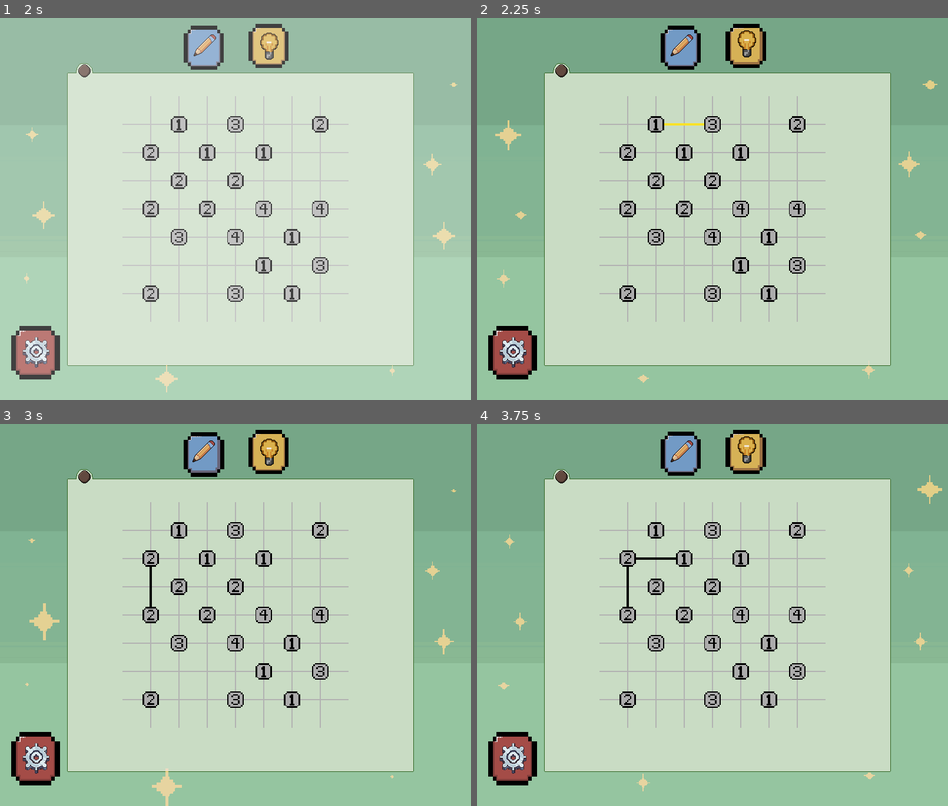
Above: before the commit, frames 1-4 (two rows, left to right).
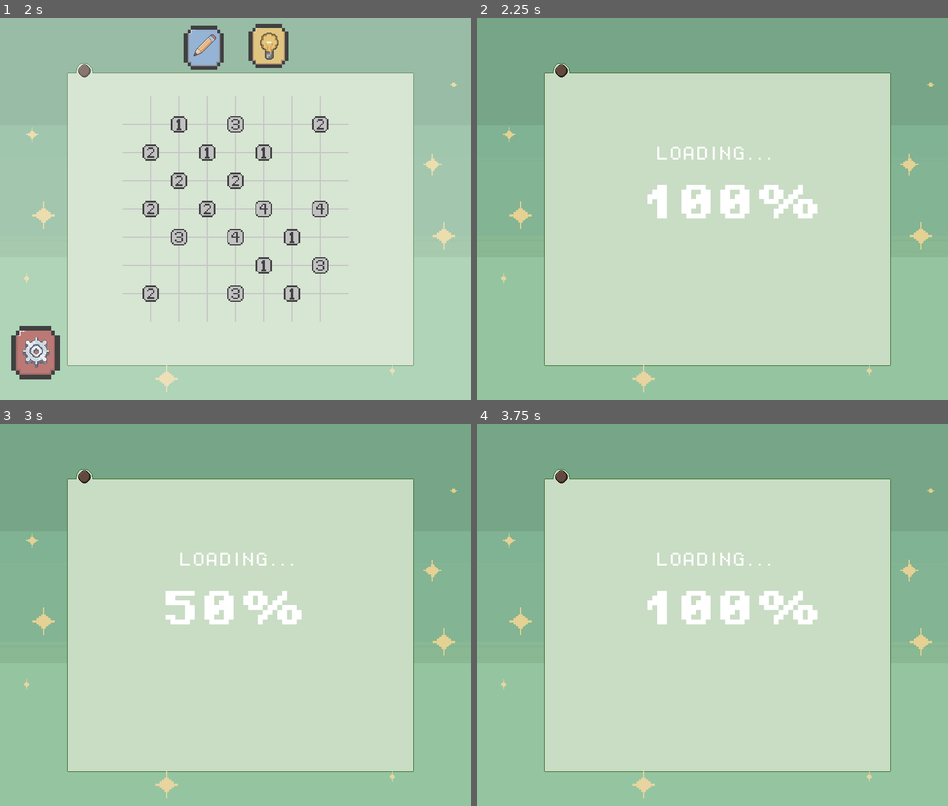
Above: after the commit, the same moments.

Repository: PooOrmond/hashiwokakero-game
Game: Godot game, scene res://scenes/main_menu.tscn
The game is run twice, just before and just after one commit, with the same random seed, the same clock (stepped at 60 frames per second) and the same inputs.
Inputs (mouse positions are in pixels of both pictures, inside the frame that each line leads up to):
- Up to frame 1 (2 s): click (235, 243) at 0.5 s; click (235, 155) at 1.25 s
- Up to frame 2 (2.25 s): click (745, 44) at 2 s
- Up to frame 3 (3 s): click (202, 454) at 2.75 s
- Up to frame 4 (3.75 s): click (745, 450) at 3.5 s

Frame 1 is identical in both runs. In frame 2, 9.3% of the frame differs, in the area x 2-98%, y 1-98%; in frame 3, 8.9%; in frame 4, 9.3%.

Commit message:
Revert "init"
This reverts commit f99df89a79e79f0750e7704aa59e045977ff5dce.

Diff:
--- a/scripts/13x_13.gd
+++ b/scripts/13x_13.gd
@@ -177,10 +177,7 @@
 func _draw():
 	_draw_grid()
 	_draw_bridges()
-
-	if puzzle_solver and puzzle_solver.hint_visible:
-		_draw_hint_bridges()
-
+	_draw_hint_bridges()
 	if temp_bridge_line:
 		draw_line(temp_bridge_line[0], temp_bridge_line[1], Color(0,0,0), 4)
 
--- a/scripts/7x_7.gd
+++ b/scripts/7x_7.gd
@@ -16,6 +16,10 @@
 # UI Buttons - Only these two will be invisible when solved
 @onready var solve_button: TextureButton = $"buttons/solve-button"
 @onready var hint_button: TextureButton = $"buttons/hint-button"
+
+# Loading screen
+@onready var loading_screen = preload("res://scenes/loading_screen.tscn")
+var loading_instance: Control = null
 
 var panel
 
@@ -59,6 +63,26 @@
 	# Update the puzzle solver for hint timer and animation functionality
 	if puzzle_solver:
 		puzzle_solver.update(delta)
+
+		# Update loading progress for threaded resources
+		if loading_instance and loading_instance.is_loading():
+			_update_loading_progress()
+
+			# If tracking a resource and it's loaded, hide loading screen
+			if loading_instance.is_resource_loaded():
+				# Small delay to show 100%
+				await get_tree().create_timer(0.3).timeout
+				_hide_loading_screen()
+
+		# Update loading progress during animation
+		elif puzzle_solver.is_animating() and loading_instance and loading_instance.is_loading():
+			var progress = puzzle_solver.get_animation_progress()
+			_set_loading_progress_manual(0.5 + (progress * 0.5))  # 50% to 100% during animation
+
+			# If animation completed, hide loading screen
+			if puzzle_solver.is_animation_completed():
+				await get_tree().create_timer(0.3).timeout
+				_hide_loading_screen()
 
 		# Check if animation just completed and puzzle is solved
 		if puzzle_solver.is_animation_completed() and puzzle_solver.is_puzzle_solved() and not was_solved:
@@ -119,6 +143,30 @@
 		was_solved = true
 		_on_puzzle_solved()
 
+# ==================== LOADING SCREEN FUNCTIONS ====================
+
+func _show_loading_screen(resource_path: String = ""):
+	"""Show loading screen with optional resource tracking"""
+	if not loading_instance:
+		loading_instance = loading_screen.instantiate()
+		add_child(loading_instance)
+	loading_instance.show_loading(resource_path)
+
+func _hide_loading_screen():
+	"""Hide loading screen"""
+	if loading_instance:
+		loading_instance.hide_loading()
+
+func _update_loading_progress():
+	"""Update loading progress using threaded loading"""
+	if loading_instance and loading_instance.is_loading():
+		loading_instance.update_loading_progress()
+
+func _set_loading_progress_manual(value: float):
+	"""Set loading progress manually"""
+	if loading_instance and loading_instance.is_loading():
+		loading_instance.set_progress_manual(value)
+
 # ==================== GRID AND DRAWING FUNCTIONS ====================
 
 func _calculate_grid_offset():
@@ -129,10 +177,7 @@
 func _draw():
 	_draw_grid()
 	_draw_bridges()
-
-	if puzzle_solver and puzzle_solver.hint_visible:
-		_draw_hint_bridges()
-
+	_draw_hint_bridges()
 	if temp_bridge_line:
 		draw_line(temp_bridge_line[0], temp_bridge_line[1], Color(0,0,0), 4)
 
@@ -239,6 +284,10 @@
 	click.play()
 	puzzle_solver.clear_hint_bridges()
 
+	# Show loading screen for instant solve
+	_show_loading_screen()
+	_set_loading_progress_manual(0.1)  # 10% - starting
+
 	print("🔄 Starting CSP solver...")
 
 	# Small delay to show loading screen
@@ -248,9 +297,15 @@
 
 	if success:
 		print("🎉 CSP solver completed!")
+		_set_loading_progress_manual(1.0)  # 100% - solved
 		_on_puzzle_solved()
 	else:
 		print("❌ CSP solver failed!")
+		_set_loading_progress_manual(1.0)  # 100% - failed
+
+	# Hide loading screen after a short delay
+	await get_tree().create_timer(0.5).timeout
+	_hide_loading_screen()
 
 	queue_redraw()
 
@@ -268,6 +323,10 @@
 
 	click.play()
 	puzzle_solver.clear_hint_bridges()
+
+	# Show loading screen
+	_show_loading_screen()
+	_set_loading_progress_manual(0.1)  # 10% - starting
 
 	# Reset animation completion flag and solved state
 	puzzle_solver.animation_completed = false
@@ -283,15 +342,21 @@
 
 	if success:
 		print("✅ Step-by-step animation started!")
+		_set_loading_progress_manual(0.5)  # 50% - computation done
 		# Update UI to show animation in progress
 		_update_ui_state()
 	else:
 		print("❌ Failed to start animation, using instant solver...")
+		_set_loading_progress_manual(0.8)  # 80% - fallback
 		# Fallback to instant solver
 		if puzzle_solver.csp_based_solver():
 			# If instant solver worked, update UI
 			_on_puzzle_solved()
 
+	# Hide loading screen after a short delay to ensure it's visible
+	await get_tree().create_timer(0.5).timeout
+	_hide_loading_screen()
+
 	queue_redraw()
 
 func _on_hintbutton_pressed() -> void:
@@ -301,11 +366,21 @@
 
 	click.play()
 
+	# Show loading screen for hint generation
+	_show_loading_screen()
+	_set_loading_progress_manual(0.1)  # 10% - starting
+
 	# Small delay to show loading screen
 	await get_tree().create_timer(0.1).timeout
 
 	# Use CSP-based hints
 	puzzle_solver.csp_based_hint()
+
+	_set_loading_progress_manual(1.0)  # 100% - hint generated
+
+	# Hide loading screen after a short delay
+	await get_tree().create_timer(0.3).timeout
+	_hide_loading_screen()
 
 	queue_redraw()
 
--- a/scripts/9x_9.gd
+++ b/scripts/9x_9.gd
@@ -16,6 +16,10 @@
 # UI Buttons - Only these two will be invisible when solved
 @onready var solve_button: TextureButton = $"buttons/solve-button"
 @onready var hint_button: TextureButton = $"buttons/hint-button"
+
+# Loading screen
+@onready var loading_screen = preload("res://scenes/loading_screen.tscn")
+var loading_instance: Control = null
 
 var panel
 
@@ -59,6 +63,26 @@
 	# Update the puzzle solver for hint timer and animation functionality
 	if puzzle_solver:
 		puzzle_solver.update(delta)
+
+		# Update loading progress for threaded resources
+		if loading_instance and loading_instance.is_loading():
+			_update_loading_progress()
+
+			# If tracking a resource and it's loaded, hide loading screen
+			if loading_instance.is_resource_loaded():
+				# Small delay to show 100%
+				await get_tree().create_timer(0.3).timeout
+				_hide_loading_screen()
+
+		# Update loading progress during animation
+		elif puzzle_solver.is_animating() and loading_instance and loading_instance.is_loading():
+			var progress = puzzle_solver.get_animation_progress()
+			_set_loading_progress_manual(0.5 + (progress * 0.5))  # 50% to 100% during animation
+
+			# If animation completed, hide loading screen
+			if puzzle_solver.is_animation_completed():
+				await get_tree().create_timer(0.3).timeout
+				_hide_loading_screen()
 
 		# Check if animation just completed and puzzle is solved
 		if puzzle_solver.is_animation_completed() and puzzle_solver.is_puzzle_solved() and not was_solved:
@@ -119,6 +143,30 @@
 		was_solved = true
 		_on_puzzle_solved()
 
+# ==================== LOADING SCREEN FUNCTIONS ====================
+
+func _show_loading_screen(resource_path: String = ""):
+	"""Show loading screen with optional resource tracking"""
+	if not loading_instance:
+		loading_instance = loading_screen.instantiate()
+		add_child(loading_instance)
+	loading_instance.show_loading(resource_path)
+
+func _hide_loading_screen():
+	"""Hide loading screen"""
+	if loading_instance:
+		loading_instance.hide_loading()
+
+func _update_loading_progress():
+	"""Update loading progress using threaded loading"""
+	if loading_instance and loading_instance.is_loading():
+		loading_instance.update_loading_progress()
+
+func _set_loading_progress_manual(value: float):
+	"""Set loading progress manually"""
+	if loading_instance and loading_instance.is_loading():
+		loading_instance.set_progress_manual(value)
+
 # ==================== GRID AND DRAWING FUNCTIONS ====================
 
 func _calculate_grid_offset():
@@ -129,10 +177,7 @@
 func _draw():
 	_draw_grid()
 	_draw_bridges()
-
-	if puzzle_solver and puzzle_solver.hint_visible:
-		_draw_hint_bridges()
-
+	_draw_hint_bridges()
 	if temp_bridge_line:
 		draw_line(temp_bridge_line[0], temp_bridge_line[1], Color(0,0,0), 4)
 
@@ -239,6 +284,10 @@
 	click.play()
 	puzzle_solver.clear_hint_bridges()
 
+	# Show loading screen for instant solve
+	_show_loading_screen()
+	_set_loading_progress_manual(0.1)  # 10% - starting
+
 	print("🔄 Starting CSP solver...")
 
 	# Small delay to show loading screen
@@ -248,12 +297,15 @@
 
 	if success:
 		print("🎉 CSP solver completed!")
+		_set_loading_progress_manual(1.0)  # 100% - solved
 		_on_puzzle_solved()
 	else:
 		print("❌ CSP solver failed!")
+		_set_loading_progress_manual(1.0)  # 100% - failed
 
 	# Hide loading screen after a short delay
 	await get_tree().create_timer(0.5).timeout
+	_hide_loading_screen()
 
 	queue_redraw()
 
@@ -271,6 +323,10 @@
 
 	click.play()
 	puzzle_solver.clear_hint_bridges()
+
+	# Show loading screen
+	_show_loading_screen()
+	_set_loading_progress_manual(0.1)  # 10% - starting
 
 	# Reset animation completion flag and solved state
 	puzzle_solver.animation_completed = false
@@ -286,15 +342,21 @@
 
 	if success:
 		print("✅ Step-by-step animation started!")
+		_set_loading_progress_manual(0.5)  # 50% - computation done
 		# Update UI to show animation in progress
 		_update_ui_state()
 	else:
 		print("❌ Failed to start animation, using instant solver...")
+		_set_loading_progress_manual(0.8)  # 80% - fallback
 		# Fallback to instant solver
 		if puzzle_solver.csp_based_solver():
 			# If instant solver worked, update UI
 			_on_puzzle_solved()
 
+	# Hide loading screen after a short delay to ensure it's visible
+	await get_tree().create_timer(0.5).timeout
+	_hide_loading_screen()
+
 	queue_redraw()
 
 func _on_hintbutton_pressed() -> void:
@@ -304,11 +366,21 @@
 
 	click.play()
 
+	# Show loading screen for hint generation
+	_show_loading_screen()
+	_set_loading_progress_manual(0.1)  # 10% - starting
+
 	# Small delay to show loading screen
 	await get_tree().create_timer(0.1).timeout
 
 	# Use CSP-based hints
 	puzzle_solver.csp_based_hint()
+
+	_set_loading_progress_manual(1.0)  # 100% - hint generated
+
+	# Hide loading screen after a short delay
+	await get_tree().create_timer(0.3).timeout
+	_hide_loading_screen()
 
 	queue_redraw()
 
--- a/scripts/solver.gd
+++ b/scripts/solver.gd
@@ -332,7 +332,7 @@
 		})
 
 		hint_visible = true
-		hint_timer = 1.5
+		hint_timer = 3.0  # Show for 3 seconds
 
 		print("💡 CSP HINT: Add %d bridge(s) between island at (%d,%d) and (%d,%d)" % [
 			suggested_bridge.count,
@@ -1561,7 +1561,6 @@
 func clear_hint_bridges():
 	hint_bridges.clear()
 	hint_visible = false
-	_notify_puzzle_scene()
 
 func is_csp_hint_ready() -> bool:
 	"""
